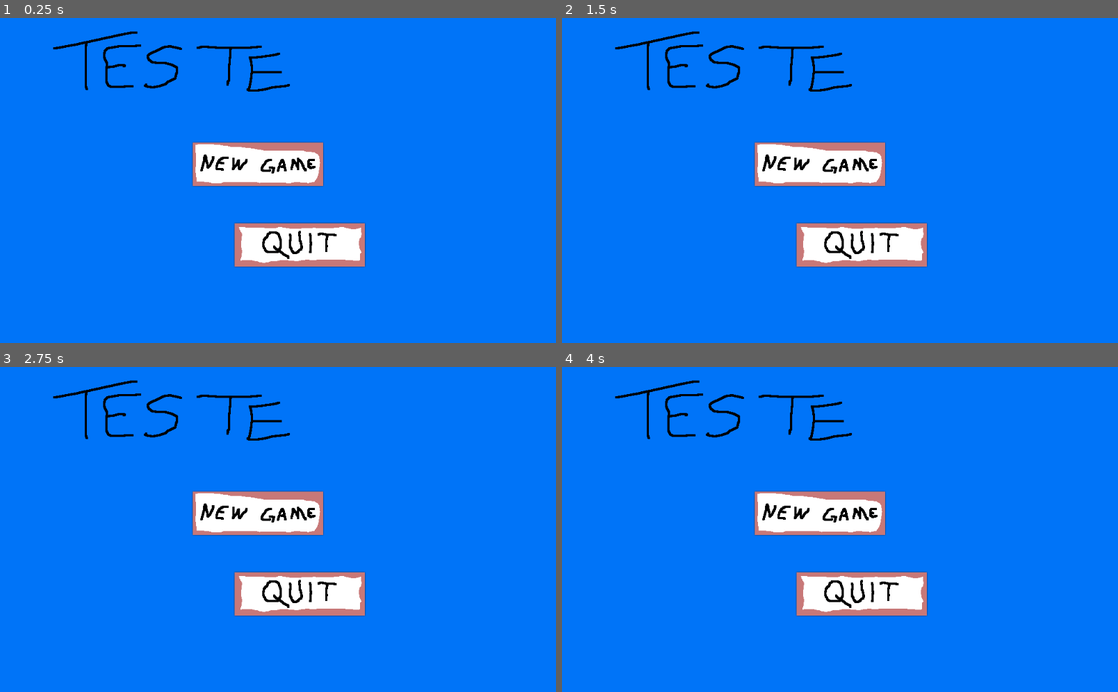
Above: before the commit, frames 1-4 (two rows, left to right).
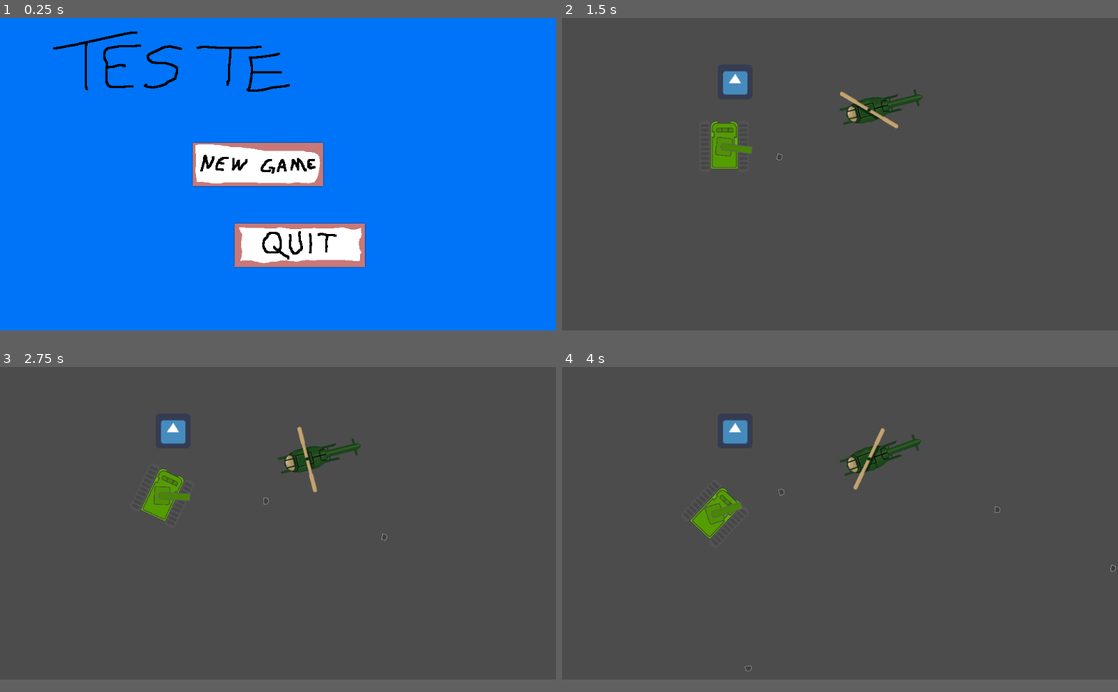
Above: after the commit, the same moments.

Repository: fingerson/time-out
Game: Godot game, scene res://Scenes/Main.tscn
The game is run twice, just before and just after one commit, with the same random seed, the same clock (stepped at 60 frames per second) and the same inputs. The engine's default icon, where the game draws it, is replaced by a stand-in: a white triangle on a blue panel in a dark square.
Inputs (mouse positions are in pixels of both pictures, inside the frame that each line leads up to; where the layout moved, square brackets give the same spot in the first picture):
- Up to frame 1 (0.25 s): no input
- Up to frame 2 (1.5 s): click (817, 170) [817, 164] at 0.5 s; click (817, 164) at 1.27 s
- Up to frame 3 (2.75 s): move the mouse to (400, 513) at 2.02 s; hold Right (ui_right) from 2.03 s (still down); click (400, 513) at 2.17 s
- Up to frame 4 (4 s): move the mouse to (728, 545) at 2.77 s; release Right (ui_right) at 2.78 s; hold Down (ui_down) 2.78-3.53 s; click (728, 545) at 2.92 s; move the mouse to (895, 458) at 3.52 s; hold Right (ui_right) from 3.53 s (still down); click (895, 458) at 3.67 s
The window is 800x468 before the commit and 800x450 after it. Grey fills any space a smaller window leaves; there, only what the larger window draws over its background counts as a difference.

The runs differ from the first frame. In frame 1, 0.7% of the frame differs, in the area x 15-66%, y 10-77%; in frame 2, 96%, in the area x 0-100%, y 0-97%; in frame 3, 96%; in frame 4, 96%.

Commit message:
Did some Stuff

Diff:
--- a/Scenes/Bullet.tscn
+++ b/Scenes/Bullet.tscn
@@ -1,8 +1,7 @@
 [gd_scene load_steps=4 format=2]
 
 [ext_resource path="res://Scripts/Bullet.gd" type="Script" id=1]
-[ext_resource path="res://Graphics/Sprites/Bullet.png" type="Texture" id=2]
-
+[ext_resource path="res://Graphics/Sprites/Tank/Bullet.png" type="Texture" id=2]
 
 [sub_resource type="CircleShape2D" id=1]
 
@@ -20,7 +19,7 @@
 gravity = 98.0
 linear_damp = 0.1
 angular_damp = 1.0
-collision_layer = 2
+collision_layer = 7
 audio_bus_override = false
 audio_bus_name = "Master"
 _sections_unfolded = [ "Collision" ]
--- a/Scenes/Enemy_0.tscn
+++ /dev/null
@@ -1,8 +0,0 @@
-[gd_scene format=2]
-
-[node name="Enemy_0" type="KinematicBody2D"]
-
-input_pickable = false
-collision_layer = 1
-collision_mask = 1
-collision/safe_margin = 0.08
--- /dev/null
+++ b/Scenes/Helicopter.tscn
@@ -0,0 +1,63 @@
+[gd_scene load_steps=4 format=2]
+
+[ext_resource path="res://Scripts/Helicopter.gd" type="Script" id=1]
+[ext_resource path="res://Graphics/Sprites/Helicopter/helianim.png" type="Texture" id=2]
+
+[sub_resource type="Animation" id=1]
+
+resource_name = "transition"
+length = 0.2
+loop = true
+step = 0.05
+tracks/0/type = "value"
+tracks/0/path = NodePath("Sprite:frame")
+tracks/0/interp = 1
+tracks/0/loop_wrap = true
+tracks/0/imported = false
+tracks/0/enabled = true
+tracks/0/keys = {
+"times": PoolRealArray( 0, 0.05, 0.1, 0.15 ),
+"transitions": PoolRealArray( 1, 1, 1, 1 ),
+"update": 1,
+"values": [ 0, 1, 2, 3 ]
+}
+
+[node name="Helicopter" type="KinematicBody2D"]
+
+position = Vector2( 585.36, 128.406 )
+input_pickable = false
+collision_layer = 2
+collision_mask = 2
+collision/safe_margin = 0.08
+script = ExtResource( 1 )
+_sections_unfolded = [ "Collision", "Transform" ]
+__meta__ = {
+"_edit_group_": true
+}
+
+[node name="CollisionPolygon2D" type="CollisionPolygon2D" parent="." index="0"]
+
+position = Vector2( -18, 0 )
+rotation = 1.5708
+build_mode = 0
+polygon = PoolVector2Array( -2.37229, -60.9955, 1.91321, -60.8152, 10.4775, -59.1488, 10.9392, -70.1519, 12.9397, -71.6139, 14.9403, -69.9211, 15.2481, -52.3007, 19.3906, -42.5434, 21.7739, -19.1078, 18.5962, 4.32779, 15.4042, 11.5711, 14.7429, 40.5727, 10.8698, 37.1719, 10.8698, 23.2851, 6.42976, 23.7574, 5.88535, 70.6624, 14.624, 69.868, 15.8157, 74.6346, 6.67978, 73.8401, 1.11879, 82.976, -6.03105, 75.0318, -15.5642, 72.6485, -14.3725, 68.6764, -6.82549, 68.2792, -6.89023, 23.3796, -11.0468, 23.474, -11.4247, 37.4553, -14.7311, 40.0059, -15.2486, 12.0883, -16.9983, 8.35914, -21.9196, -17.1217, -19.9335, -41.3517, -15.2221, -53.0702, -14.7604, -70.3058, -13.1446, -71.6139, -10.9132, -70.3058, -10.5284, -59.4566 )
+_sections_unfolded = [ "Transform" ]
+
+[node name="Sprite" type="Sprite" parent="." index="1"]
+
+position = Vector2( -18, 3.5 )
+rotation = 1.5708
+texture = ExtResource( 2 )
+vframes = 2
+hframes = 2
+_sections_unfolded = [ "Animation", "Transform" ]
+
+[node name="AnimationPlayer" type="AnimationPlayer" parent="." index="2"]
+
+root_node = NodePath("..")
+autoplay = ""
+playback_process_mode = 1
+playback_default_blend_time = 0.0
+playback_speed = 1.0
+anims/transition = SubResource( 1 )
+blend_times = [  ]
--- a/Scenes/Player.tscn
+++ b/Scenes/Player.tscn
@@ -1,23 +1,23 @@
 [gd_scene load_steps=6 format=2]
 
 [ext_resource path="res://Scripts/Player.gd" type="Script" id=1]
-[ext_resource path="res://Graphics/Sprites/Tank.png" type="Texture" id=2]
+[ext_resource path="res://Graphics/Sprites/Tank/Tank.png" type="Texture" id=2]
 [ext_resource path="res://Scripts/Turret.gd" type="Script" id=3]
-[ext_resource path="res://Graphics/Sprites/GunTurret.png" type="Texture" id=4]
+[ext_resource path="res://Graphics/Sprites/Tank/GunTurret.png" type="Texture" id=4]
 
 [sub_resource type="RectangleShape2D" id=1]
 
 custom_solver_bias = 0.0
 extents = Vector2( 45.7066, 42.6423 )
 
-[node name="Player" type="KinematicBody2D"]
+[node name="Player" type="KinematicBody2D" index="0"]
 
 input_pickable = false
 collision_layer = 1
 collision_mask = 1
 collision/safe_margin = 0.08
 script = ExtResource( 1 )
-_sections_unfolded = [ "Transform" ]
+_sections_unfolded = [ "Collision", "Transform", "collision" ]
 __meta__ = {
 "_edit_group_": true
 }
--- a/Scenes/test_level.tscn
+++ b/Scenes/test_level.tscn
@@ -1,16 +1,19 @@
-[gd_scene load_steps=4 format=2]
+[gd_scene load_steps=5 format=2]
 
 [ext_resource path="res://Scenes/Player.tscn" type="PackedScene" id=1]
 [ext_resource path="res://icon.png" type="Texture" id=2]
+[ext_resource path="res://Scenes/Helicopter.tscn" type="PackedScene" id=3]
 
 [sub_resource type="RectangleShape2D" id=1]
 
 custom_solver_bias = 0.0
 extents = Vector2( 32.2249, 30.8505 )
 
-[node name="test_level" type="Node2D" index="0"]
+[node name="test_level" type="Node" index="0"]
 
 [node name="Player" parent="." index="0" instance=ExtResource( 1 )]
+
+position = Vector2( 298.963, 237.166 )
 
 [node name="StaticBody2D" type="StaticBody2D" parent="." index="1"]
 
@@ -22,6 +25,7 @@
 constant_angular_velocity = 0.0
 friction = 1.0
 bounce = 0.0
+_sections_unfolded = [ "Collision" ]
 
 [node name="icon" type="Sprite" parent="StaticBody2D" index="0"]
 
@@ -31,3 +35,7 @@
 [node name="CollisionShape2D" type="CollisionShape2D" parent="StaticBody2D" index="1"]
 
 shape = SubResource( 1 )
+
+[node name="Helicopter" parent="." index="2" instance=ExtResource( 3 )]
+
+position = Vector2( 566.231, 169.345 )
--- a/Scripts/Bullet.gd
+++ b/Scripts/Bullet.gd
@@ -7,13 +7,14 @@
 const SPEEDVAL = 250
 var speed = Vector2(0,0)
 onready var time = 0
+var parent_name
 
 func _ready():
 	$Area2D.connect("body_entered",self,"_on_body_entered")
 	pass
 
 func _on_body_entered(body):
-	if not body.is_in_group("Player"):
+	if not body.get_name() == parent_name:
 		queue_free()
 	pass
 
--- /dev/null
+++ b/Scripts/Helicopter.gd
@@ -0,0 +1,22 @@
+extends KinematicBody2D
+
+# class member variables go here, for example:
+# var a = 2
+# var b = "textvar"
+var targets = []
+
+func _ready():
+	$AnimationPlayer.current_animation = "transition"
+	pass
+
+func _process(delta):
+	targets = []
+	for node in get_parent().get_children():
+		if node.is_in_group("Player"):
+			targets.append(node)
+	if len(targets) >= 1:
+		var closest = misc_funcs.get_closest(self,targets)
+		rotation = (closest.get_global_position() - get_global_position()).angle()
+	# Called every frame. Delta is time since last frame.
+	# Update game logic here.
+	pass
--- a/Scripts/Main.gd
+++ b/Scripts/Main.gd
@@ -4,15 +4,20 @@
 # var a = 2
 # var b = "textvar"
 var TITLE = load("res://Scenes/Title.tscn")
+var LEVEL = load("res://Scenes/test_level.tscn")
 
 func _ready():
 	var title = TITLE.instance()
 	title.connect("out_mode",self,"title_option")
+	title.name = "title"
 	add_child(title)
 	pass
 
 func title_option(option):
 	if option == "ng":
+		$title.queue_free()
+		var level = LEVEL.instance()
+		add_child(level)
 		pass
 	elif option == "quit":
 		get_tree().quit()
--- a/Scripts/Turret.gd
+++ b/Scripts/Turret.gd
@@ -14,6 +14,7 @@
 
 func fire():
 	var bullet = BULLET.instance()
+	bullet.parent_name = get_parent().get_name()
 	bullet.rotation = get_global_transform_with_canvas().get_rotation()
 	bullet.global_position = $Bullet_pos.global_position
 	bullet.speed = ($Bullet_pos.global_position-global_position).normalized()
--- /dev/null
+++ b/Scripts/misc_funcs.gd
@@ -0,0 +1,23 @@
+extends Node
+
+# class member variables go here, for example:
+# var a = 2
+# var b = "textvar"
+
+#func _process(delta):
+#	# Called every frame. Delta is time since last frame.
+#	# Update game logic here.
+#	pass
+func get_closest(object, list):
+	if len(list) == 0:
+		return
+	var closest = list[0]
+	var lesser_distance = object.get_global_position() - list[0].get_global_position()
+	lesser_distance = sqrt(lesser_distance.x*lesser_distance.x+lesser_distance.y*lesser_distance.y)
+	for i in range(1,len(list)):
+		var distance = object.get_global_position() - list[i].get_global_position()
+		distance = sqrt(distance.x*distance.x+distance.y*distance.y)
+		if distance < lesser_distance:
+			lesser_distance = distance
+			closest = list[i]
+	return closest
--- a/project.godot
+++ b/project.godot
@@ -14,8 +14,13 @@
 run/main_scene="res://Scenes/Main.tscn"
 config/icon="res://icon.png"
 
+[autoload]
+
+misc_funcs="*res://Scripts/misc_funcs.gd"
+
 [display]
 
+window/size/height=576
 window/stretch/mode="viewport"
 
 [input]
Not shown, removed: Graphics/Sprites/Bullet.png.import
Not shown, removed: Graphics/Sprites/GunTurret.png.import
Binary file added: Graphics/Sprites/Helicopter/helianim.png
Not shown, added: Graphics/Sprites/Helicopter/helianim.png.import
Not shown, removed: Graphics/Sprites/Tank.png.import
Renamed: Graphics/Sprites/Bullet.png -> Graphics/Sprites/Tank/Bullet.png
Not shown, added: Graphics/Sprites/Tank/Bullet.png.import
Renamed: Graphics/Sprites/GunTurret.png -> Graphics/Sprites/Tank/GunTurret.png
Not shown, added: Graphics/Sprites/Tank/GunTurret.png.import
Renamed: Graphics/Sprites/Tank.png -> Graphics/Sprites/Tank/Tank.png
Not shown, added: Graphics/Sprites/Tank/Tank.png.import
Not shown, changed: Graphics/UI/Menu.png.import
(and 3 more such lines)
